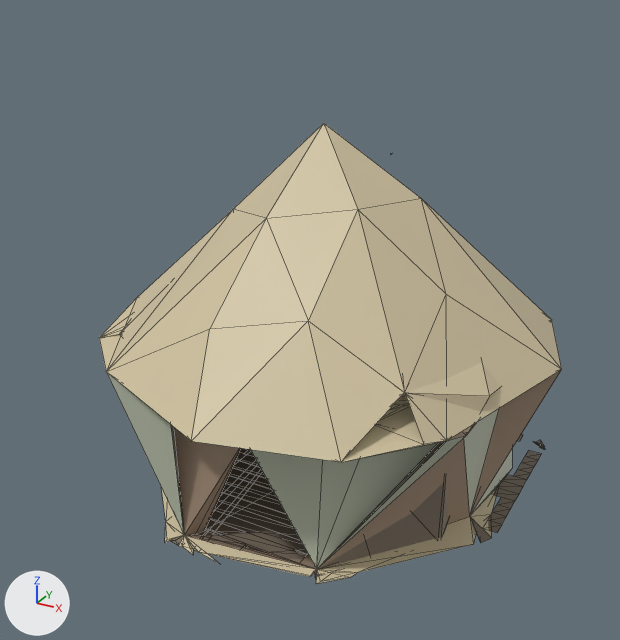
An edit to the glTF model docs/univers/archipeo/batiments/modeles/5e-batiment-hutte-de-kroa/final-3000.glb, drawn before and after from the same camera.
One viewpoint serves both versions: a 50 mm lens placed at (0.697, -1.281, 0.977), pointed at (0.008, -0.029, 0.35). The axes (+X, +Y, +Z) are drawn at lower left. The lights are the same throughout. The older version comes first. Mesh edges are drawn as thin lines. Vertices at exactly the same position are counted once.

In view in the first picture: 'geometry_0'.
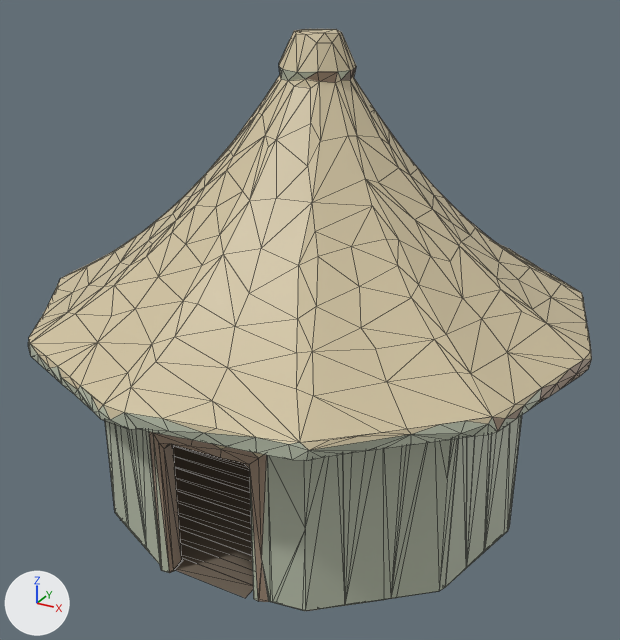
Boxes [x1, y1, x2, y2] around the edits, measured in the pictures (620 x 640 px; the box of a moved part takes in the faces that stretch with it):
'geometry_0', reshaped (22% wider, 26% taller)
    before: [99, 123, 562, 584]
    after: [28, 29, 592, 611]
part 1 of me_geometry_0, moved or reshaped (not visible before)
    after: [175, 468, 251, 516]
part 2 of me_geometry_0, rebuilt (22% wider, 26% taller)
    before: [99, 123, 562, 584]
    after: [28, 29, 592, 611]
part 3 of me_geometry_0, rebuilt
    before: [229, 449, 273, 490]
    after: [173, 445, 250, 493]
part 4 of me_geometry_0, rebuilt
    before: [210, 510, 309, 555]
    after: [177, 491, 252, 542]
part 5 of me_geometry_0, deleted (mostly hidden)
    before: [201, 153, 545, 560]
part 6 of me_geometry_0, added (brown)
    after: [121, 516, 253, 598]

The change in detail:
me_geometry_0 is used by ob_geometry_0; location (0.0, 0.0, 0.0).
me_geometry_0 had 1101 vertices, 2395 faces and spanned x -0.433..0.436, y -0.388..0.459, z 0.0..0.685.
me_geometry_0 now has 1544 vertices, 2980 faces and spans x -0.488..0.497, y -0.495..0.508, z 0.0..0.847.
me_geometry_0 part 1: the loose piece of 6 vertices spanning x -0.134..0.219, y 0.074..0.128, z 0.002 is scaled about its middle by (1.86, 1.15, 1), then moved by (-0.045, -0.251, 0.0).
me_geometry_0 part 2: the loose piece of 708 vertices spanning x -0.433..0.436, y -0.388..0.459, z 0.0..0.685 is rebuilt with 1468 vertices and now spans x -0.488..0.497, y -0.495..0.508, z 0.0..0.847.
me_geometry_0 part 3: the loose piece of 38 vertices spanning x -0.297..0.3, y -0.089..0.183, z 0.002 is rebuilt with 24 vertices and now spans x -0.363..0.357, y -0.119..0.194, z 0.003.
me_geometry_0 part 4: the loose piece of 4 vertices spanning x -0.134..0.164, y -0.225..-0.198, z 0.002 is rebuilt with 7 vertices and now spans x -0.3..0.295, y -0.244..-0.182, z 0.003.
me_geometry_0 part 5: 84 loose pieces with 321 vertices, spanning x -0.366..0.383, y -0.304..0.381, z 0.0..0.628, are deleted.
Part 6, on me_geometry_0:
14 vertices are added at x -0.269..0.232, y -0.369..0.351, z 0.003.
10 new vertices lie (0.0, 0.031, 0.0) away from vertices in x -0.269..0.232, y -0.369..0.351, z 0.003.
12 new faces join them.
Other edits to the shape of me_geometry_0 do not show in these pictures.
